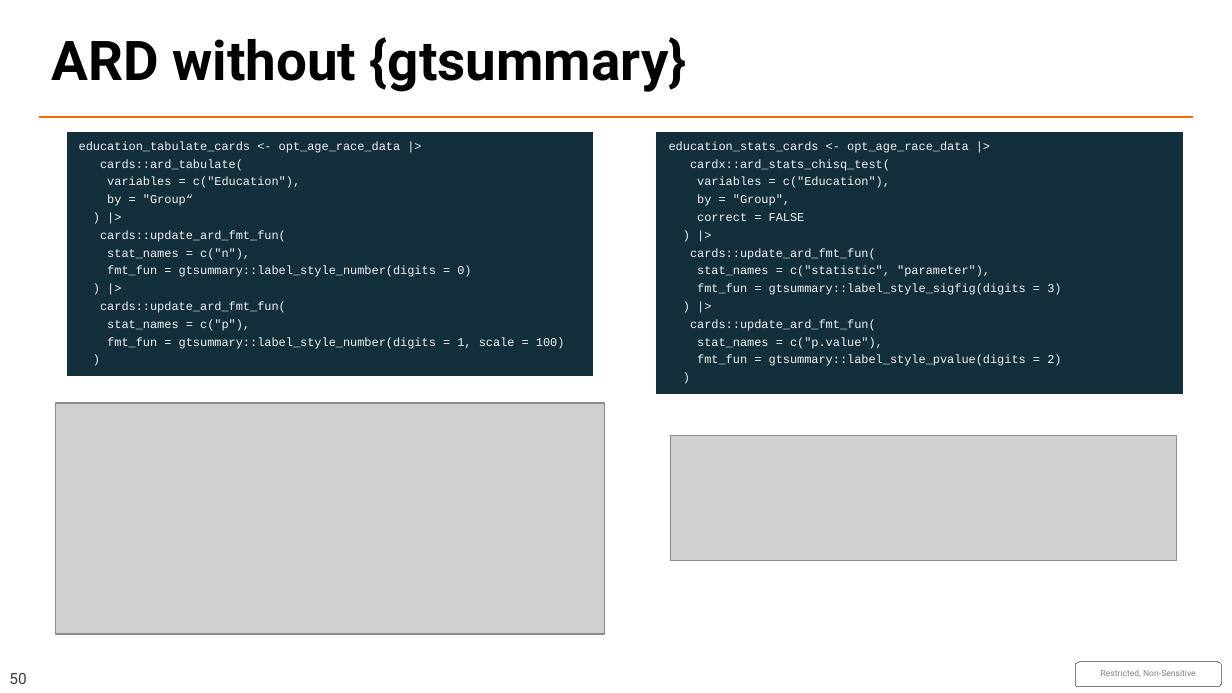
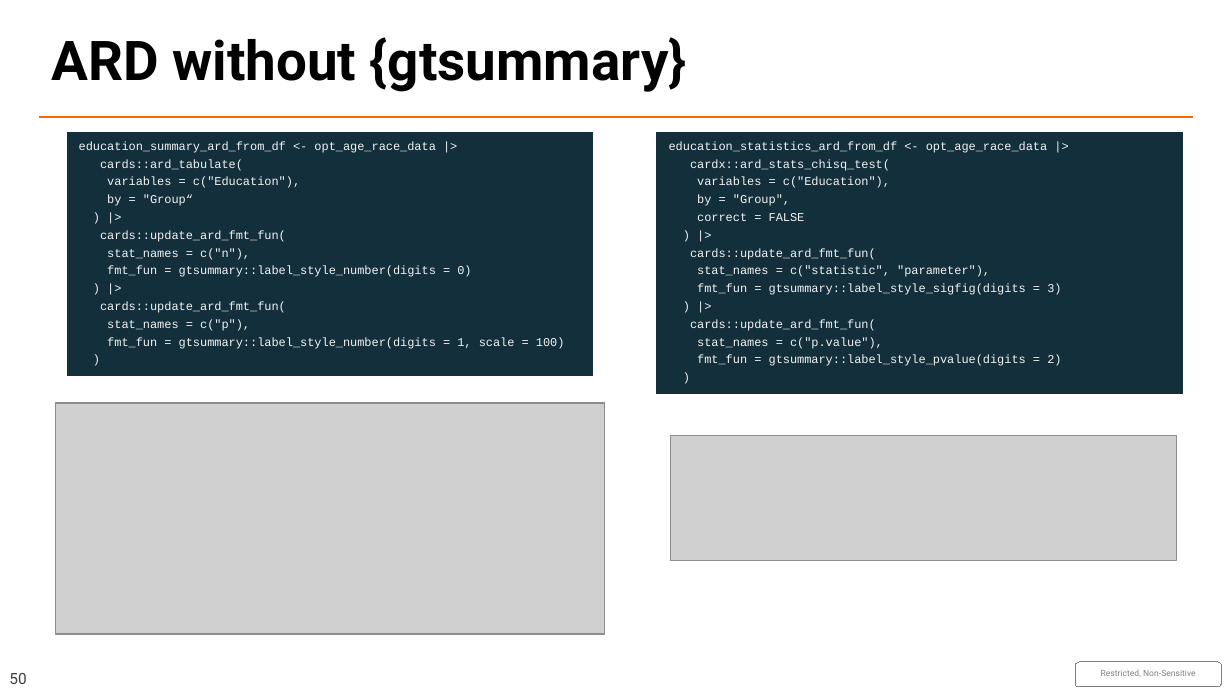
Before and after one commit to JauntyJJS/hat_2026, a slide deck: slide 50 of HAT_Day_2026_with_SH_theme.pptx. Drawn at 1232x693 pixels with LibreOffice and Linux fonts; fonts in the diff are those of the drawing; grey boxes stand for pictures; background and template pictures are left out. Boxes give left, top, right and bottom in pixels: in the first picture for what was removed or moved away, otherwise in the second. Text is boxed around its words. In the diff, an @@ line names an element or a change of style, - is before the commit and + after.

Commit message:
Update slides.

```diff
--- a/HAT_Day_2026_with_SH_theme.pptx
+++ b/HAT_Day_2026_with_SH_theme.pptx
@@ text in freeform shape at (79, 141, 435, 153): text changed @@
-education_tabulate_cards <- opt_age_race_data |>
+education_summary_ard_from_df <- opt_age_race_data |>
@@ text in freeform shape at (669, 141, 1047, 153): text changed @@
-education_stats_cards <- opt_age_race_data |>
+education_statistics_ard_from_df <- opt_age_race_data |>
```
Also in this commit, not shown: 7 other slides changed, 10 other files.
